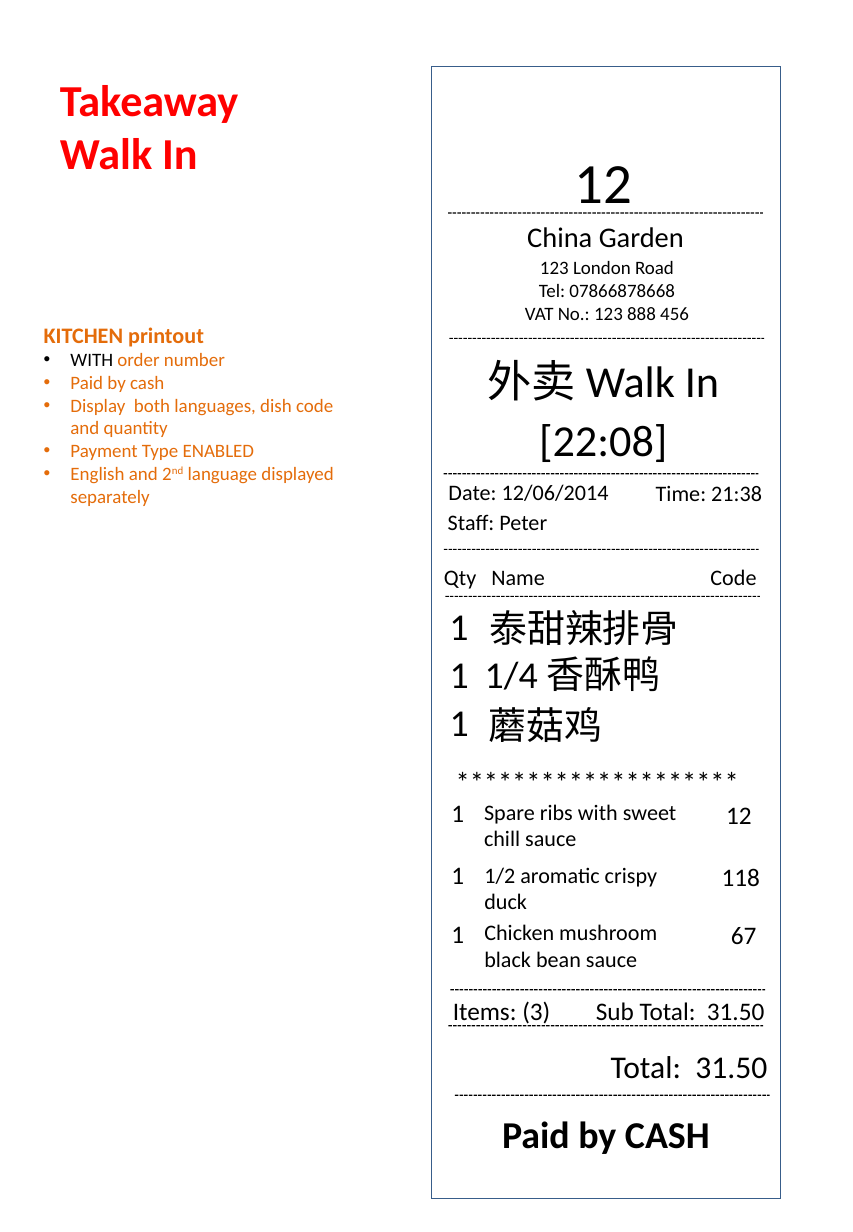
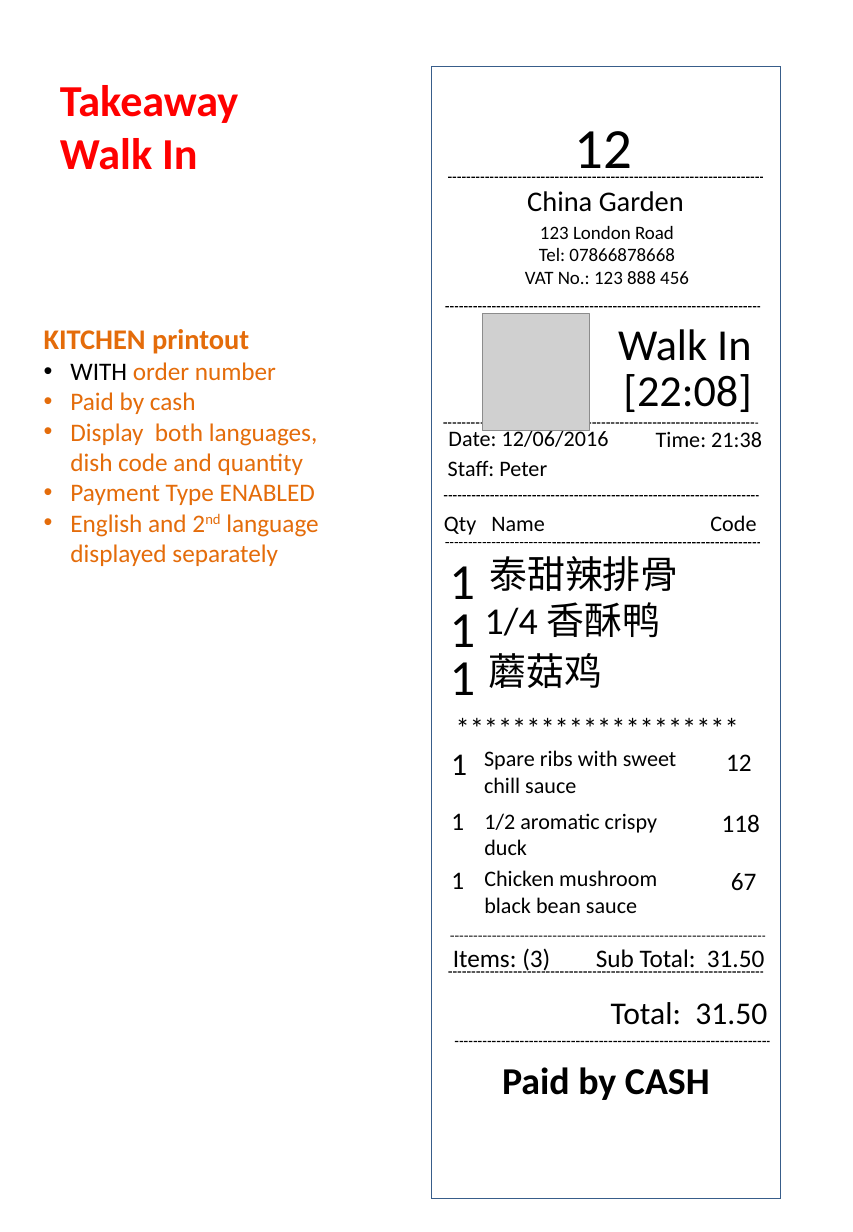
Before and after one commit to lokerchen/superpos-1.0, a slide deck: slide 3 of Doc/Order Bills Format - Counter & Kitchen/SuperPOS order bill layout - KITCHEN Printout 2015 July.ppt. Drawn at 853x1232 pixels with LibreOffice and Linux fonts; fonts in the diff are those of the drawing; grey boxes stand for pictures. Boxes give left, top, right and bottom in pixels: in the first picture for what was removed or moved away, otherwise in the second. Text is boxed around its words. In the diff, an @@ line names an element or a change of style, - is before the commit and + after.

```diff
--- a/Doc/Order Bills Format - Counter & Kitchen/SuperPOS order bill layout - KITCHEN Printout 2015 July.ppt
+++ b/Doc/Order Bills Format - Counter & Kitchen/SuperPOS order bill layout - KITCHEN Printout 2015 July.ppt
@@ 3 texts, 1 line moved together from (x1=448, y1=166, x2=763, y2=320) to (x1=448, y1=131, x2=763, y2=284) @@
@@ text "KITCHEN printout" at (x1=44, y1=329, x2=318, y2=566): size 14 to 18 pt in "KITCHEN printout"; size 12 to 16 pt in "WITH order number", "Paid by cash", "Display both languages, dish code and quantity", "Payment Type ENABLED" and 1 more places @@
@@ line moved from (449, 339) - (764, 339) to (446, 307) - (760, 307) @@
@@ picture added at (x1=482, y1=314, x2=589, y2=431) @@
@@ text at (x1=618, y1=329, x2=751, y2=361): text changed @@
-外卖 Walk In
+Walk In
@@ text "[22:08]" moved from (x1=539, y1=424, x2=667, y2=462) to (x1=623, y1=374, x2=751, y2=412) @@
@@ line moved from (445, 596) - (760, 596) to (444, 423) - (757, 423) @@
@@ text at (x1=448, y1=428, x2=609, y2=447): text changed @@
-Date: 12/06/2014
+Date: 12/06/2016
@@ line moved from (444, 474) - (759, 474) to (444, 496) - (759, 496) @@
@@ text "1" moved from (x1=451, y1=926, x2=464, y2=943) to (x1=449, y1=566, x2=475, y2=599) @@
@@ text "1" at (x1=449, y1=566, x2=475, y2=599): size 16 to 32 pt @@
@@ line moved from (444, 549) - (759, 549) to (445, 543) - (760, 543) @@
@@ text "1" at (x1=450, y1=614, x2=476, y2=647): size 24 to 32 pt @@
@@ text "1" at (x1=450, y1=662, x2=476, y2=695): size 24 to 32 pt @@
@@ 16 texts moved together from (x1=444, y1=486, x2=779, y2=1154) to (x1=444, y1=432, x2=779, y2=1100) @@
@@ text "1" moved from (x1=450, y1=711, x2=469, y2=736) to (x1=451, y1=754, x2=467, y2=775) @@
@@ text "1" at (x1=451, y1=754, x2=467, y2=775): size 24 to 20 pt @@
@@ text "1" moved from (x1=451, y1=805, x2=464, y2=822) to (x1=451, y1=813, x2=464, y2=830) @@
@@ text "1" moved from (x1=451, y1=867, x2=464, y2=884) to (x1=451, y1=872, x2=464, y2=889) @@
@@ line moved from (455, 1095) - (770, 1095) to (450, 936) - (765, 936) @@
@@ line moved from (450, 989) - (765, 989) to (448, 972) - (763, 972) @@
@@ line moved from (448, 1026) - (763, 1026) to (455, 1042) - (770, 1042) @@
```
Also in this commit, not shown: 7 other slides changed, 1 other file.
